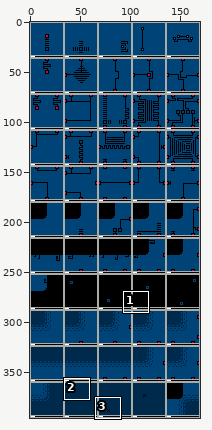
Sprite sheet, stored at demo/4.png. Above, an overview of the earlier version with the close-up marked.
Close-up. First the earlier version:
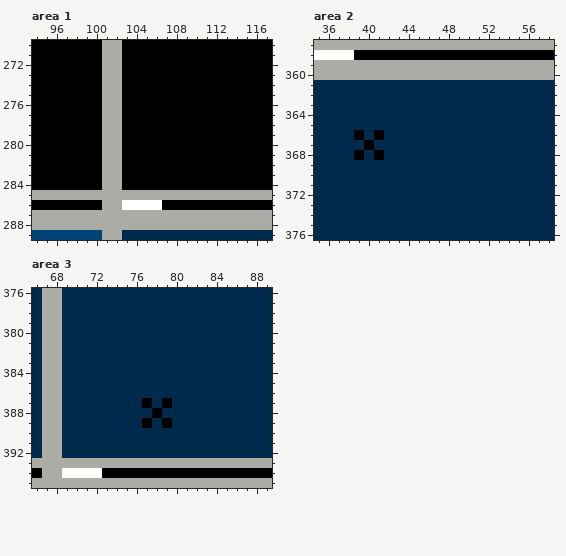
The file is 170x396 pixels. Shown: area 1: x 94..117, y 270..289; area 2: x 35..58, y 357..376; area 3: x 66..89, y 376..395. The commit also changed other parts of the picture, which this record leaves out.
New version:
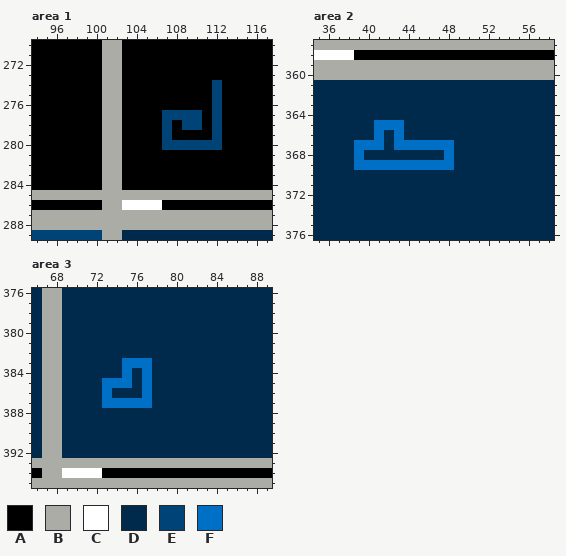
Palette (. is transparent): A #000000  B #acaca6  C #ffffff  D #002a4b  E #004477  F #0070c6
The exact change:
Area 1:
y 274..276: x 112 A -> E
y 277: x 107..110 AAAA -> EEEE; x 112 A -> E
y 278: x 107 A -> E; x 109..110 AA -> EE; x 112 A -> E
y 279: x 107 A -> E; x 112 A -> E
y 280: x 107..112 AAAAAA -> EEEEEE
Area 2:
y 365: x 41..43 DDD -> FFF
y 366: x 39 A -> D; x 41 A -> F; x 43 D -> F
y 367: x 39..41 DAD -> FFF; x 43..48 DDDDDD -> FFFFFF
y 368: x 39 A -> F; x 41 A -> D; x 48 D -> F
y 369: x 39..48 DDDDDDDDDD -> FFFFFFFFFF
Area 3:
y 383: x 75..77 DDD -> FFF
y 384: x 75 D -> F; x 77 D -> F
y 385: x 73..75 DDD -> FFF; x 77 D -> F
y 386: x 73 D -> F; x 77 D -> F
y 387: x 73..77 DDDDA -> FFFFF; x 79 A -> D
y 388: x 78 A -> D
y 389: x 77 A -> D; x 79 A -> D
Where, in picture pixels (left, top, right, bottom), the same in both close-ups:
changed: (162, 80, 222, 150)
changed: (354, 120, 454, 170)
changed: (102, 358, 172, 428)
